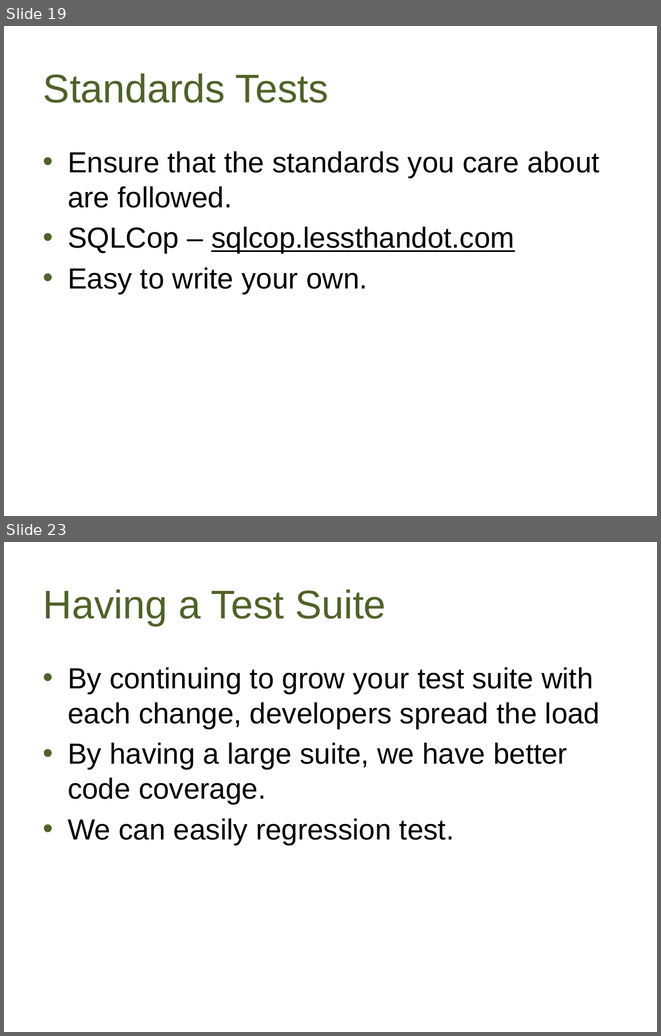
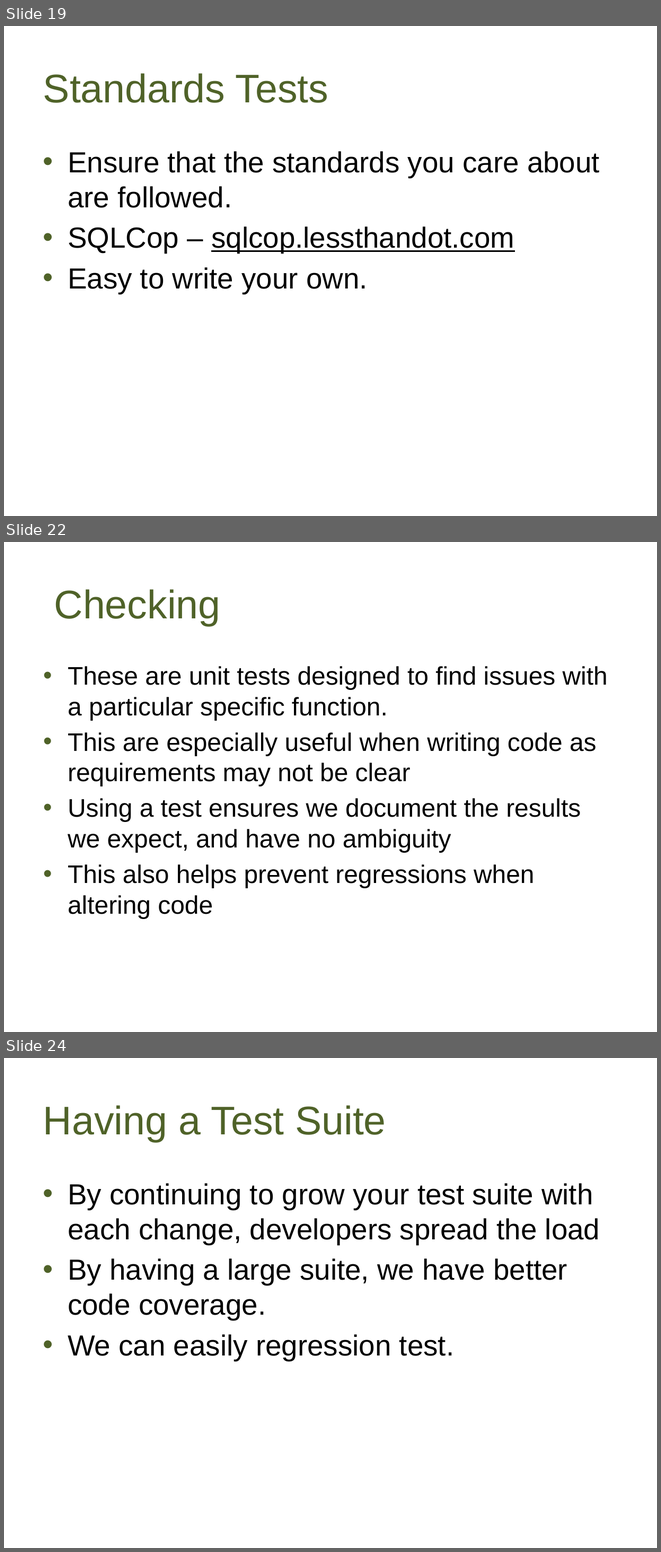
Before and after one commit to way0utwest/UnitTestingTSQL, a slide deck: UnitTestingTSQL.pptx. Shown one above the other, each under a label of ours: slides 19 and 23 before the commit, slides 19, 22 and 24 after it; the slides between them are not shown. The pictures are 661x1036 and 661x1552 pixels, drawn with LibreOffice and Linux fonts; fonts in the diff are those of the drawing; background and template pictures are left out. Boxes give left, top, right and bottom in pixels: in the first picture for what was removed or moved away, otherwise in the second. Text is boxed around its words. In the diff, an @@ line names an element or a change of style, - is before the commit and + after.

```diff
--- a/UnitTestingTSQL.pptx
+++ b/UnitTestingTSQL.pptx
@@ slide 22 added at [4, 542, 657, 1032], background picture (left out) @@
@@ title added at [54, 589, 221, 626], 44 pt, text #4F6228 @@
+Checking
@@ text added at [68, 666, 608, 918], 28 pt, text #000000 @@
+• These are unit tests designed to find issues with a particular specific function.
+• This are especially useful when writing code as requirements may not be clear
+• Using a test ensures we document the results we expect, and have no ambiguity
+• This also helps prevent regressions when altering code
@@ what was slide 23 is now slide 24 @@
```
Also in this commit, not shown: 7 slides changed, 1 other slide added, 1 slide removed, 2 other files.
